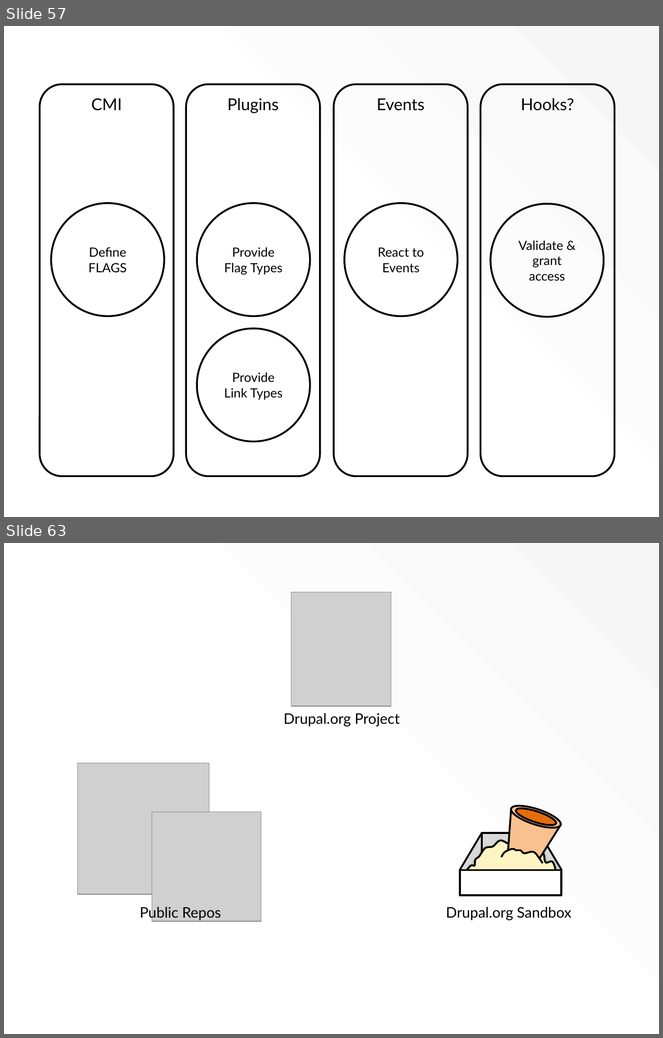
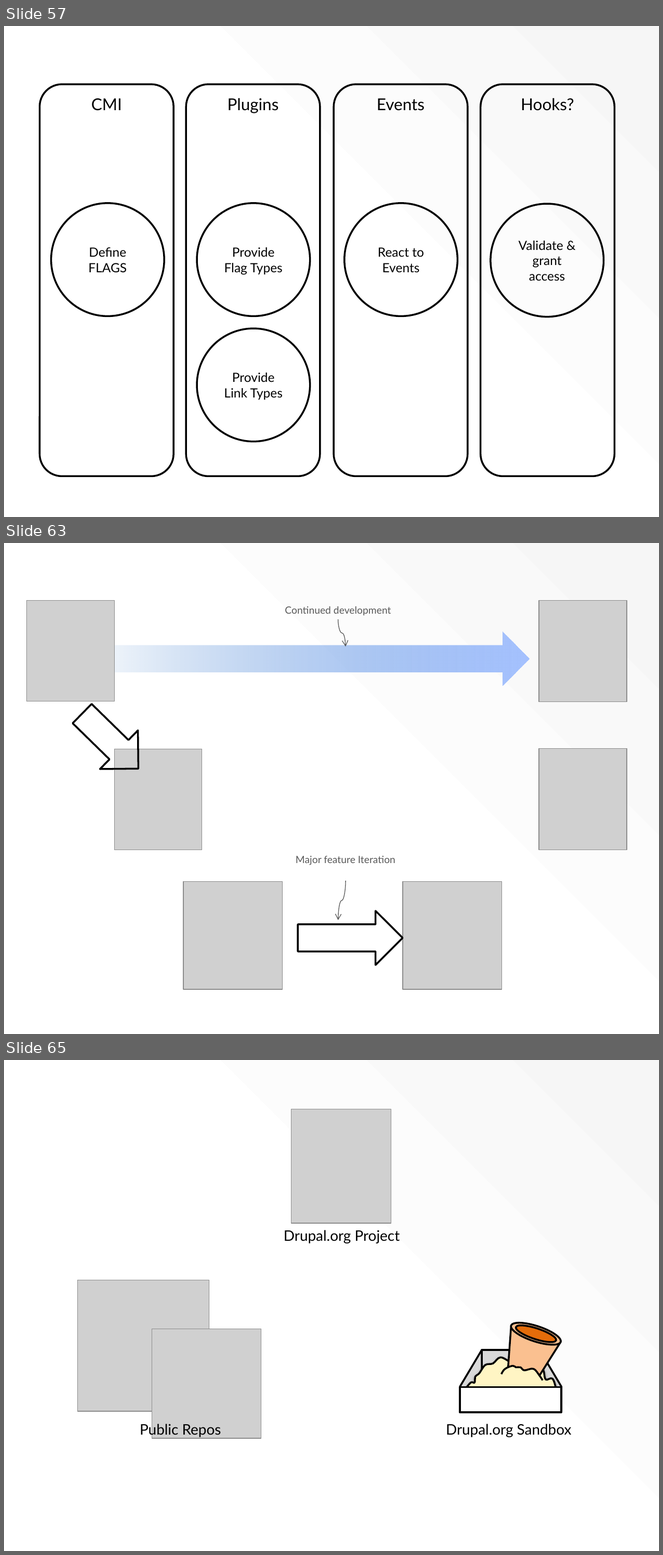
Before and after one commit to socketwench/portingFlagToDrupal8, a slide deck: src/flagOnD8.pptx. Shown one above the other, each under a label of ours: slides 57 and 63 before the commit, slides 57, 63 and 65 after it; the slides between them are not shown. The pictures are 663x1038 and 663x1555 pixels, drawn with LibreOffice and Linux fonts; fonts in the diff are those of the drawing; grey boxes stand for pictures. Boxes give left, top, right and bottom in pixels: in the first picture for what was removed or moved away, otherwise in the second. Text is boxed around its words. In the diff, an @@ line names an element or a change of style, - is before the commit and + after.

```diff
--- a/src/flagOnD8.pptx
+++ b/src/flagOnD8.pptx
@@ slide 63 added at [4,543,659,1034], background #FFFFFF; not listed: 1 template element that a slide beside it also shows @@
@@ picture added at [27,601,115,702] @@
@@ picture added at [539,601,627,702] @@
@@ text added at [285,606,391,616], 11 pt, text #595959 @@
+Continued development
@@ curved arrow added from (338, 619) to (346, 646), #595959 0.75 pt @@
@@ up arrow added at [69,631,530,686], fill gradient #3F80CE to #A4C4FF @@
@@ right arrow added at [63,694,157,788], outline #000000 2 pt @@
@@ picture added at [114,749,202,850] @@
@@ picture added at [539,749,627,850] @@
@@ text added at [296,856,396,865], 11 pt, text #595959 @@
+Major feature Iteration
@@ picture added at [183,882,283,990] @@
@@ curved arrow added from (346, 881) to (338, 921), #595959 0.75 pt @@
@@ picture added at [403,882,502,990] @@
@@ right arrow added at [298,911,403,966], outline #000000 2 pt @@
@@ what was slide 63 is now slide 65 @@
```
Also in this commit, not shown: 13 slides changed, 2 other slides added, 16 other files.
